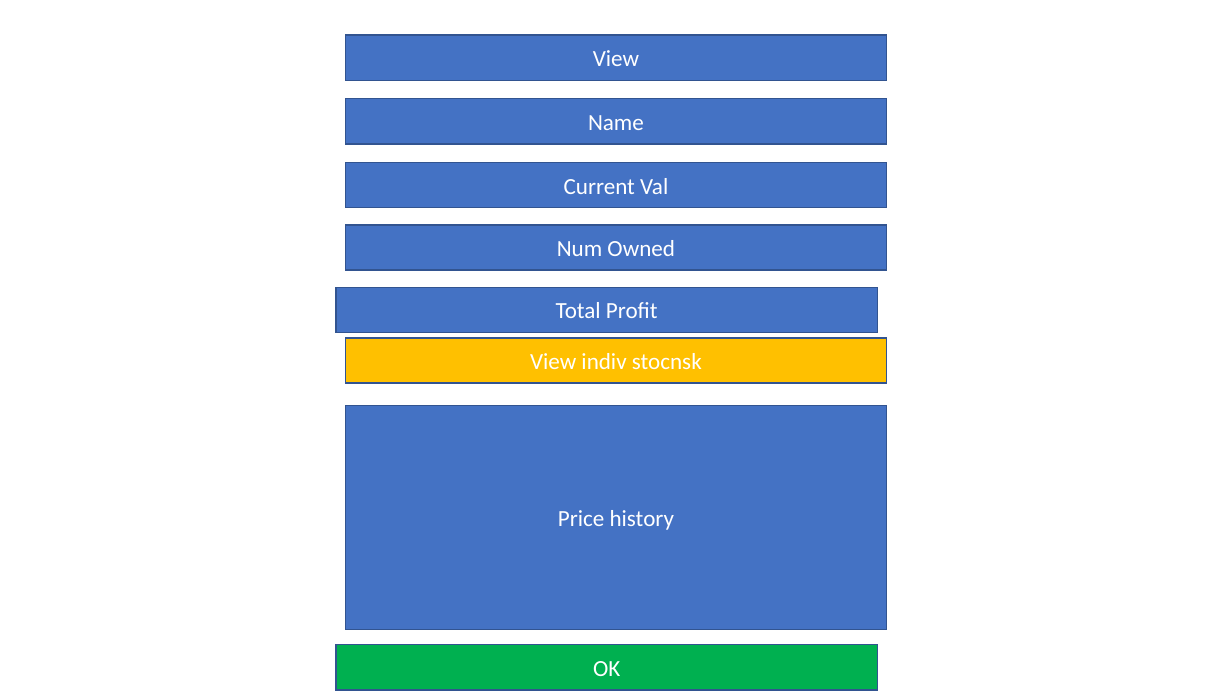
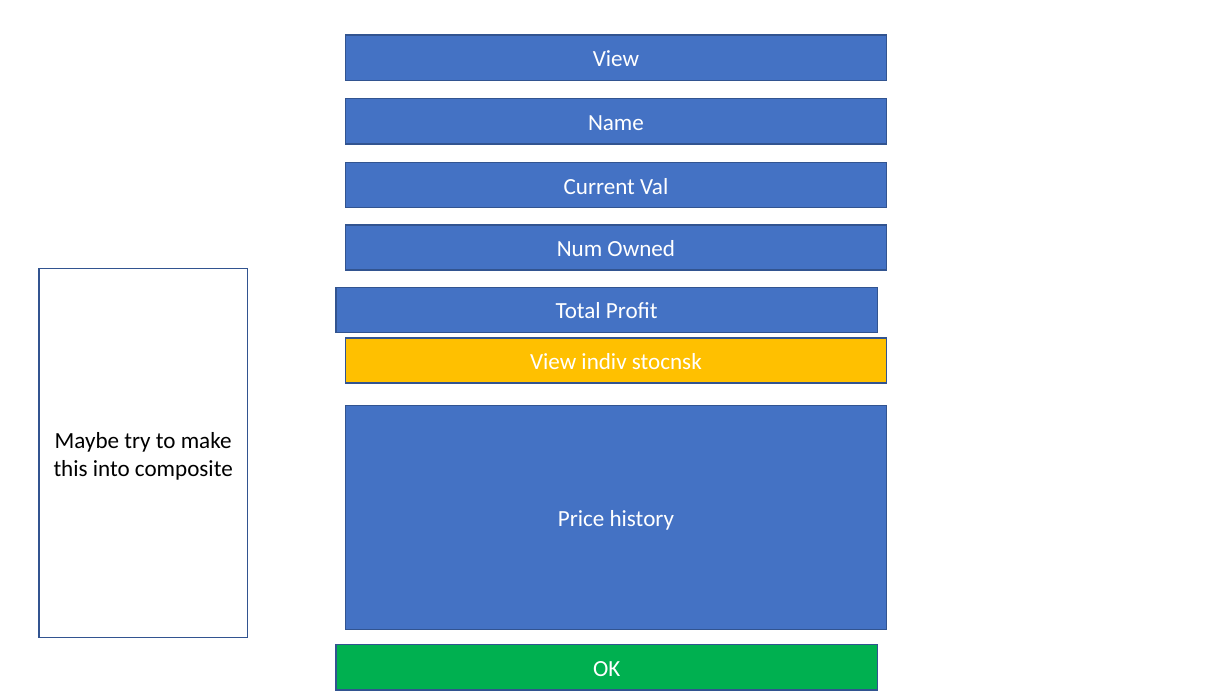
Before and after one commit to klin2391/611FinalProject, a slide deck: slide 11 of ProposedFlow.pptx. Drawn at 1232x693 pixels with LibreOffice and Linux fonts; fonts in the diff are those of the drawing. Boxes give left, top, right and bottom in pixels: in the first picture for what was removed or moved away, otherwise in the second. Text is boxed around its words. In the diff, an @@ line names an element or a change of style, - is before the commit and + after.

```diff
--- a/ProposedFlow.pptx
+++ b/ProposedFlow.pptx
@@ rectangle added at bbox=[39, 269, 247, 638], outline #325491 1 pt, 18 pt, text #000000 @@
+Maybe try to make this into composite
```
Also in this commit, not shown: 8 other slides changed, 39 other files.
